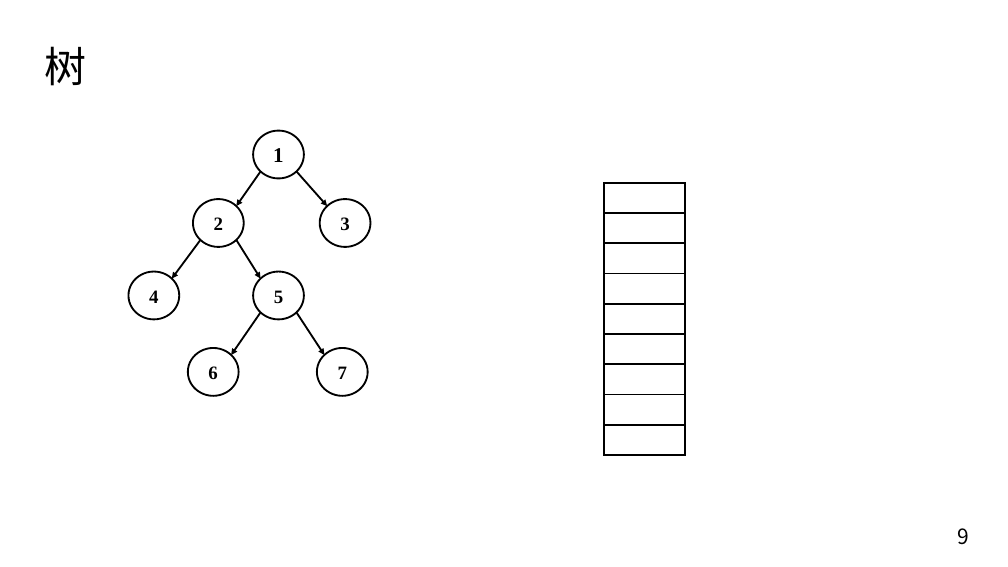
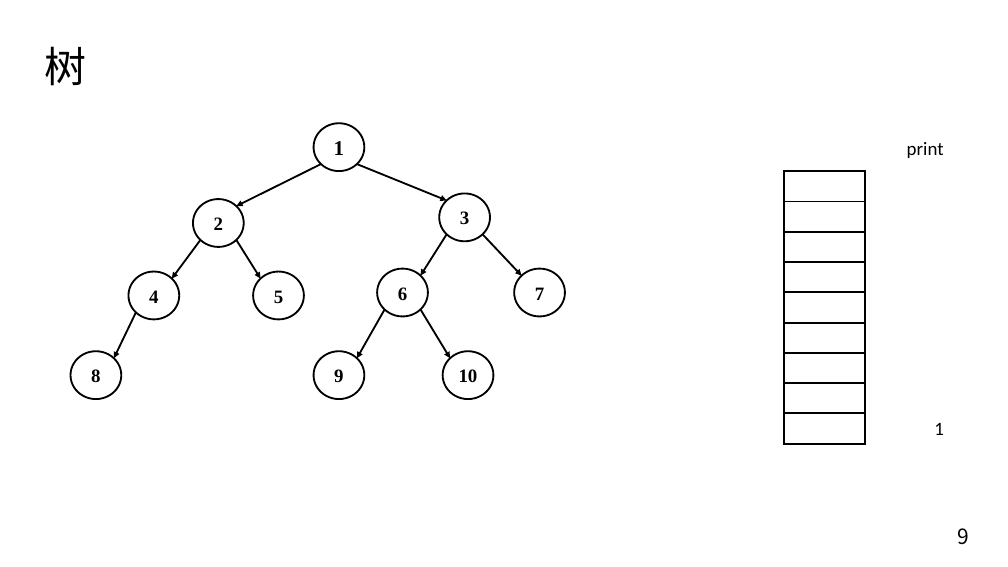
Before and after one commit to Hansimov/cs-notes, a slide deck: slide 9 of cs-seminar/算法与数据结构/树/树.pptx. Drawn at 1008x567 pixels with LibreOffice and Linux fonts; fonts in the diff are those of the drawing. Boxes give left, top, right and bottom in pixels: in the first picture for what was removed or moved away, otherwise in the second. Text is boxed around its words. In the diff, an @@ line names an element or a change of style, - is before the commit and + after.

```diff
--- a/cs-seminar/算法与数据结构/树/树.pptx
+++ b/cs-seminar/算法与数据结构/树/树.pptx
@@ ellipse "1" moved from (x1=253, y1=131, x2=304, y2=178) to (x1=314, y1=123, x2=364, y2=171) @@
@@ text added at (x1=907, y1=142, x2=944, y2=158), 18 pt, text #000000 @@
+print
@@ arrow moved from (261, 172) - (237, 206) to (321, 164) - (237, 206) @@
@@ arrow moved from (296, 172) - (327, 206) to (357, 164) - (447, 200) @@
@@ ellipse "3" moved from (x1=320, y1=199, x2=371, y2=247) to (x1=439, y1=194, x2=490, y2=241) @@
@@ arrow added from (447, 234) to (420, 276), #000000 1.75 pt @@
@@ arrow added from (482, 234) to (522, 276), #000000 1.75 pt @@
@@ ellipse "6" moved from (x1=188, y1=348, x2=238, y2=395) to (x1=377, y1=268, x2=428, y2=316) @@
@@ ellipse "7" moved from (x1=317, y1=348, x2=368, y2=395) to (x1=514, y1=268, x2=565, y2=316) @@
@@ arrow moved from (261, 312) - (231, 355) to (136, 312) - (114, 358) @@
@@ arrow moved from (296, 312) - (324, 355) to (385, 309) - (357, 358) @@
@@ arrow added from (420, 309) to (450, 358), #000000 1.75 pt @@
@@ ellipse added at (x1=70, y1=352, x2=121, y2=399), outline #000000 1.75 pt, 18 pt, text #000000, bold @@
+8
@@ ellipse added at (x1=314, y1=352, x2=364, y2=399), outline #000000 1.75 pt, 18 pt, text #000000, bold @@
+9
@@ ellipse added at (x1=443, y1=352, x2=494, y2=399), outline #000000 1.75 pt, 18 pt, text #000000, bold @@
+10
@@ 9 rectangles moved together from (x1=603, y1=183, x2=685, y2=455) to (x1=784, y1=172, x2=866, y2=444) @@
@@ text added at (x1=934, y1=423, x2=944, y2=435), 18 pt, text #000000 @@
+1
```
Also in this commit, not shown: 2 other slides changed, 4 slides added, 1 slide removed, 7 other files.
